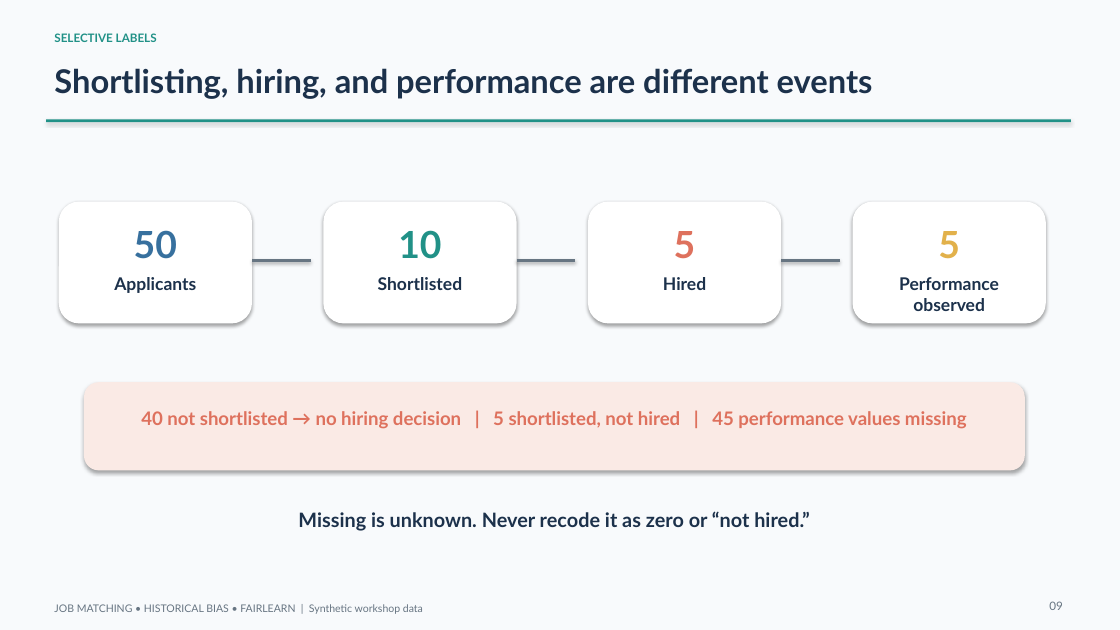
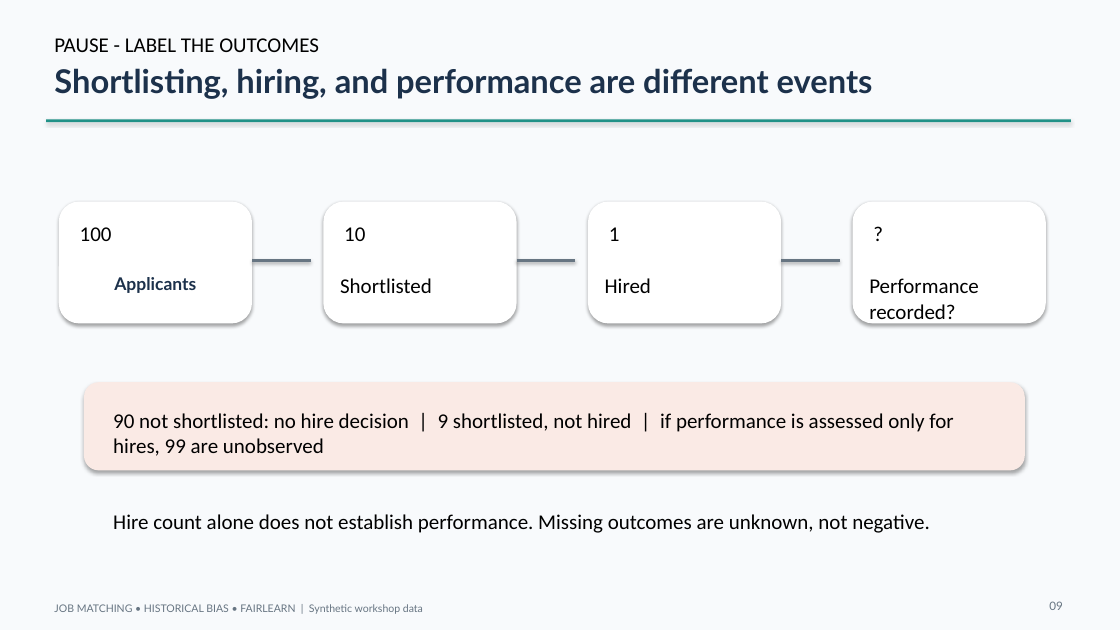
Before and after one commit to 123botieno/HR_use-case, a slide deck: slide 9 of job-matching-fairness/facilitator/slides/job_matching_fairness_workshop.pptx. Drawn at 1120x630 pixels with LibreOffice and Linux fonts; fonts in the diff are those of the drawing. Boxes give left, top, right and bottom in pixels: in the first picture for what was removed or moved away, otherwise in the second. Text is boxed around its words. In the diff, an @@ line names an element or a change of style, - is before the commit and + after.

Commit message:
Simplify historical outcomes investigation

```diff
--- a/job-matching-fairness/facilitator/slides/job_matching_fairness_workshop.pptx
+++ b/job-matching-fairness/facilitator/slides/job_matching_fairness_workshop.pptx
@@ text at [54, 38, 319, 52]: text changed; size 10 to 18 pt; font Lato to Calibri; text colour #219187 to #000000; bold off @@
-SELECTIVE LABELS
+PAUSE - LABEL THE OUTCOMES
@@ text at [80, 227, 112, 241]: text changed; size 32 to 18 pt; font Lato to Calibri; text colour #37709E to #000000; bold off @@
-50
+100
@@ text "10" at [344, 227, 365, 241]: size 32 to 18 pt, font Lato to Calibri, text colour #219187 to #000000, bold off; alignment centre to left; less space between paragraphs @@
@@ text at [609, 227, 620, 241]: text changed; size 32 to 18 pt; font Lato to Calibri; text colour #DE715D to #000000; bold off @@
-5
+1
@@ text at [938, 231, 960, 259]: text changed; size 32 to 18 pt; font Lato to Calibri; text colour #E2B14B to #000000; bold off @@
-5
+?
@@ text "Shortlisted" at [340, 278, 432, 293]: size 15 to 18 pt, font Lato to Calibri, text colour #1C314B to #000000, bold off; alignment centre to left; less space between paragraphs @@
@@ text "Hired" at [605, 278, 651, 293]: size 15 to 18 pt, font Lato to Calibri, text colour #1C314B to #000000, bold off; alignment centre to left; less space between paragraphs @@
@@ text at [869, 278, 979, 325]: text changed; size 15 to 18 pt; font Lato to Calibri; text colour #1C314B to #000000; bold off @@
-Performance observed
+Performance recorded?
@@ text at [113, 413, 953, 456]: text changed; size 16 to 18 pt; font Lato to Calibri; text colour #DE715D to #000000; bold off @@
-40 not shortlisted → no hiring decision | 5 shortlisted, not hired | 45 performance values missing
+90 not shortlisted: no hire decision | 9 shortlisted, not hired | if performance is assessed only for hires, 99 are unobserved
@@ text at [113, 514, 930, 533]: text changed; size 17 to 18 pt; font Lato to Calibri; text colour #1C314B to #000000; bold off @@
-Missing is unknown. Never recode it as zero or “not hired.”
+Hire count alone does not establish performance. Missing outcomes are unknown, not negative.
```
Also in this commit, not shown: 1 other slide changed, 3 other files.
